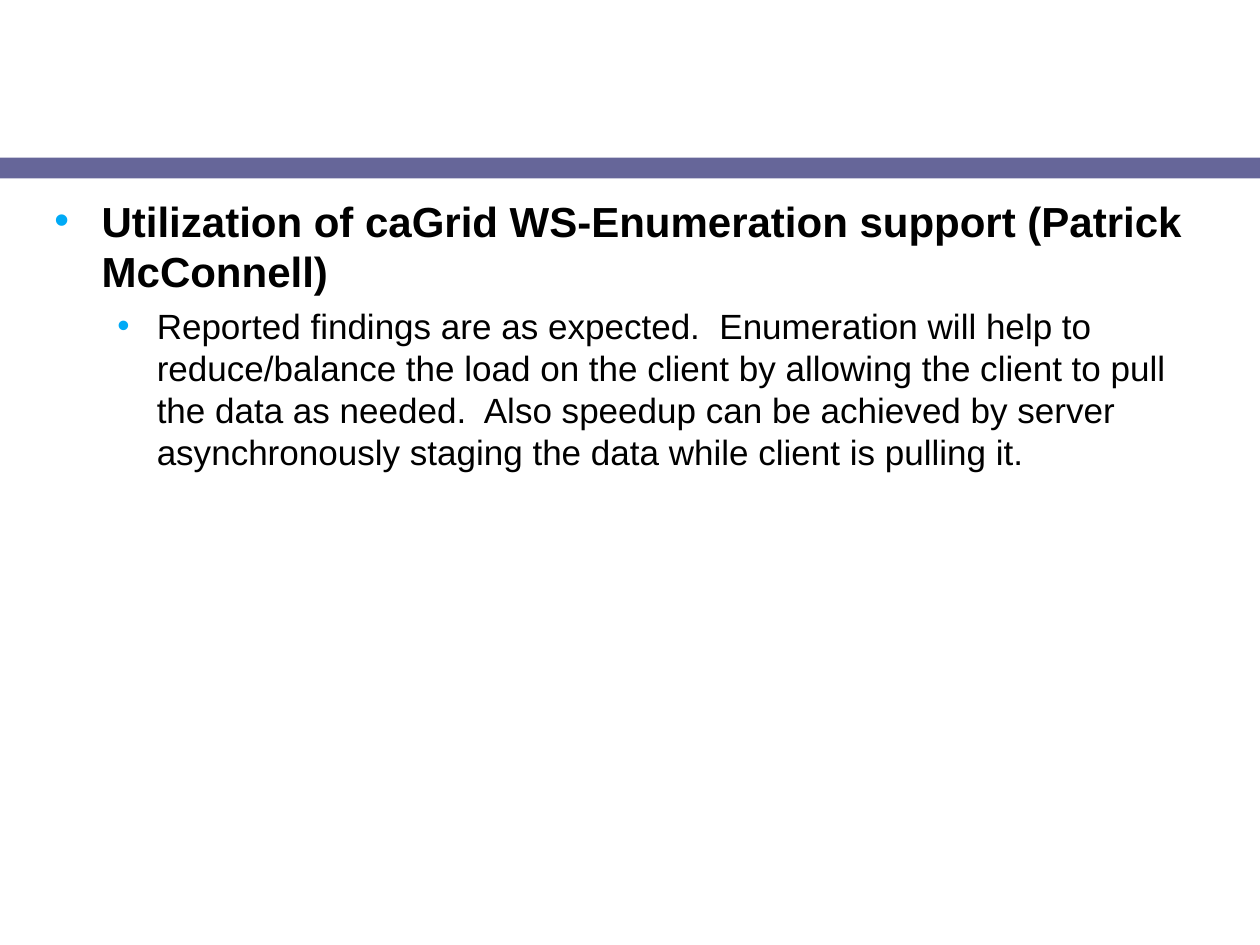
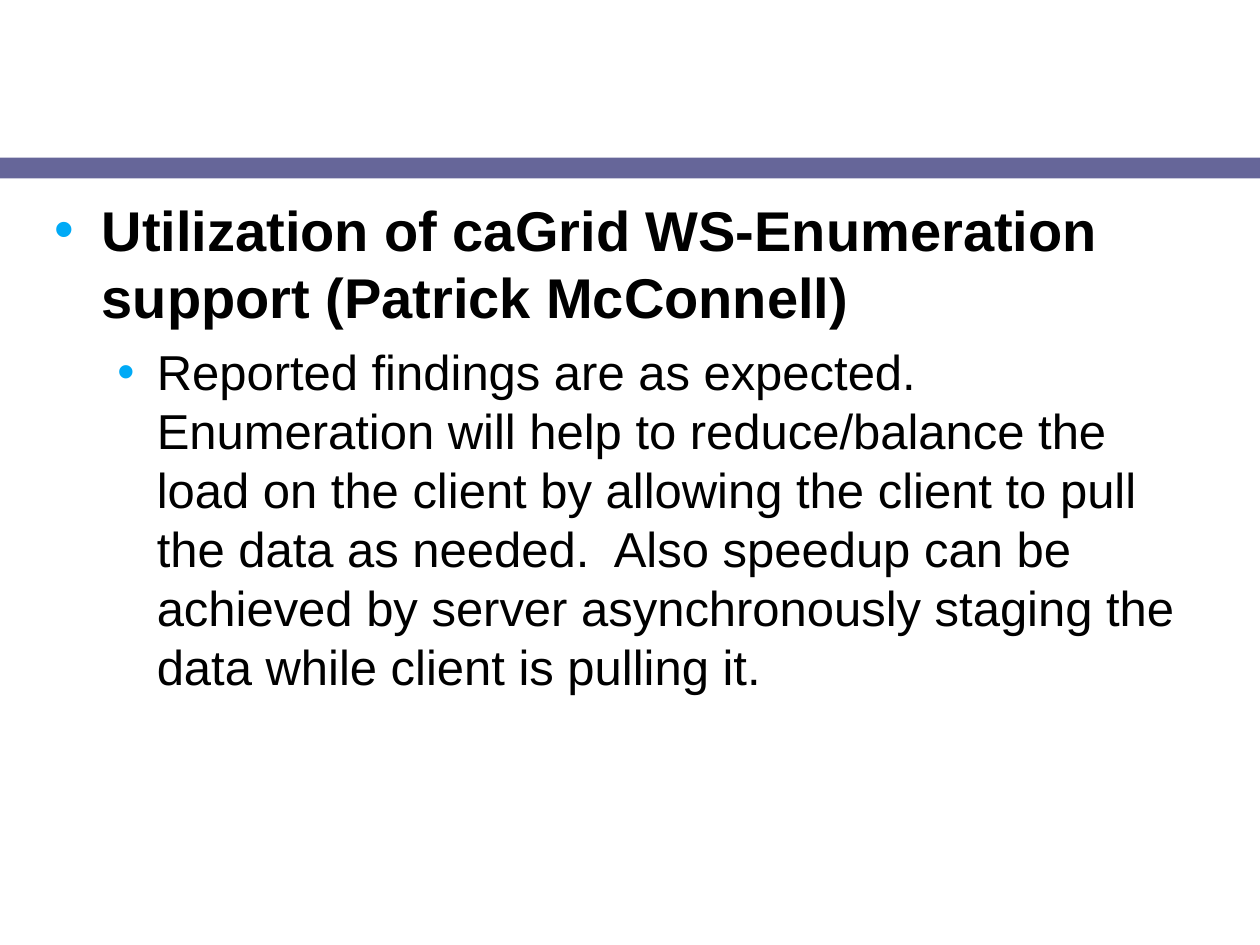
Before and after one commit to NCIP/cagrid-docs, a slide deck: slide 8 of presentations/200708_VCDE_ARCH/20070807_Day2_ICR-HTP-update.ppt (slide 7 before the commit). Drawn at 1260x945 pixels with LibreOffice and Linux fonts; fonts in the diff are those of the drawing; background and template pictures are left out. Boxes give left, top, right and bottom in pixels: in the first picture for what was removed or moved away, otherwise in the second. Text is boxed around its words. In the diff, an @@ line names an element or a change of style, - is before the commit and + after.

```diff
--- a/presentations/200708_VCDE_ARCH/20070807_Day2_ICR-HTP-update.ppt
+++ b/presentations/200708_VCDE_ARCH/20070807_Day2_ICR-HTP-update.ppt
@@ text "Utilization of caGrid WS-Enumeration support ..." at (102, 210, 1174, 695): size 24 to 32 pt in "Utilization of caGrid WS-Enumeration support (Patrick McConn ..."; size 20 to 28 pt in "Reported findings are as expected. Enumeration will ..."; more space between paragraphs @@
```
Also in this commit, not shown: 3 other slides changed, 2 slides added, 1 slide removed.
